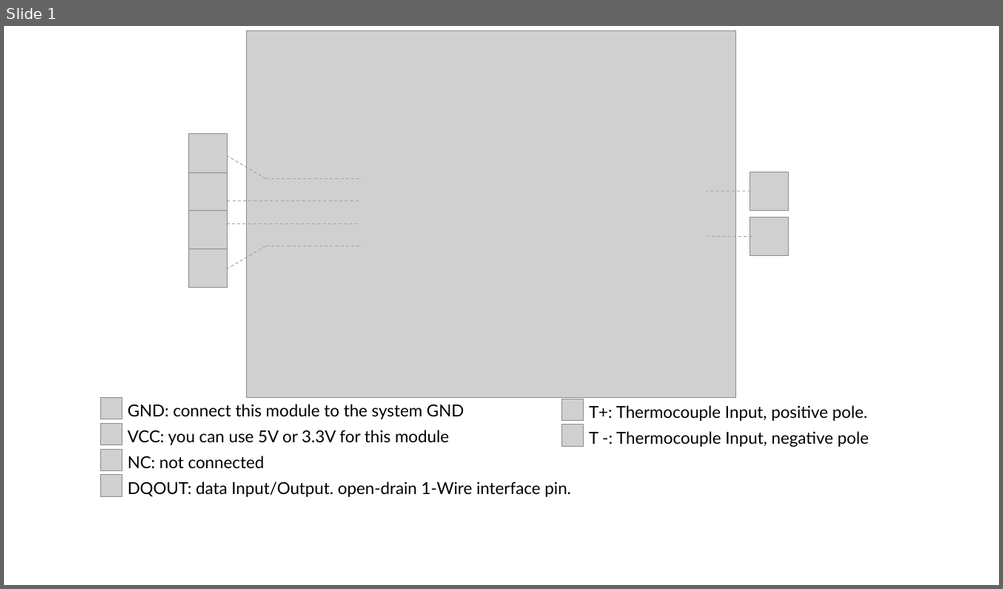
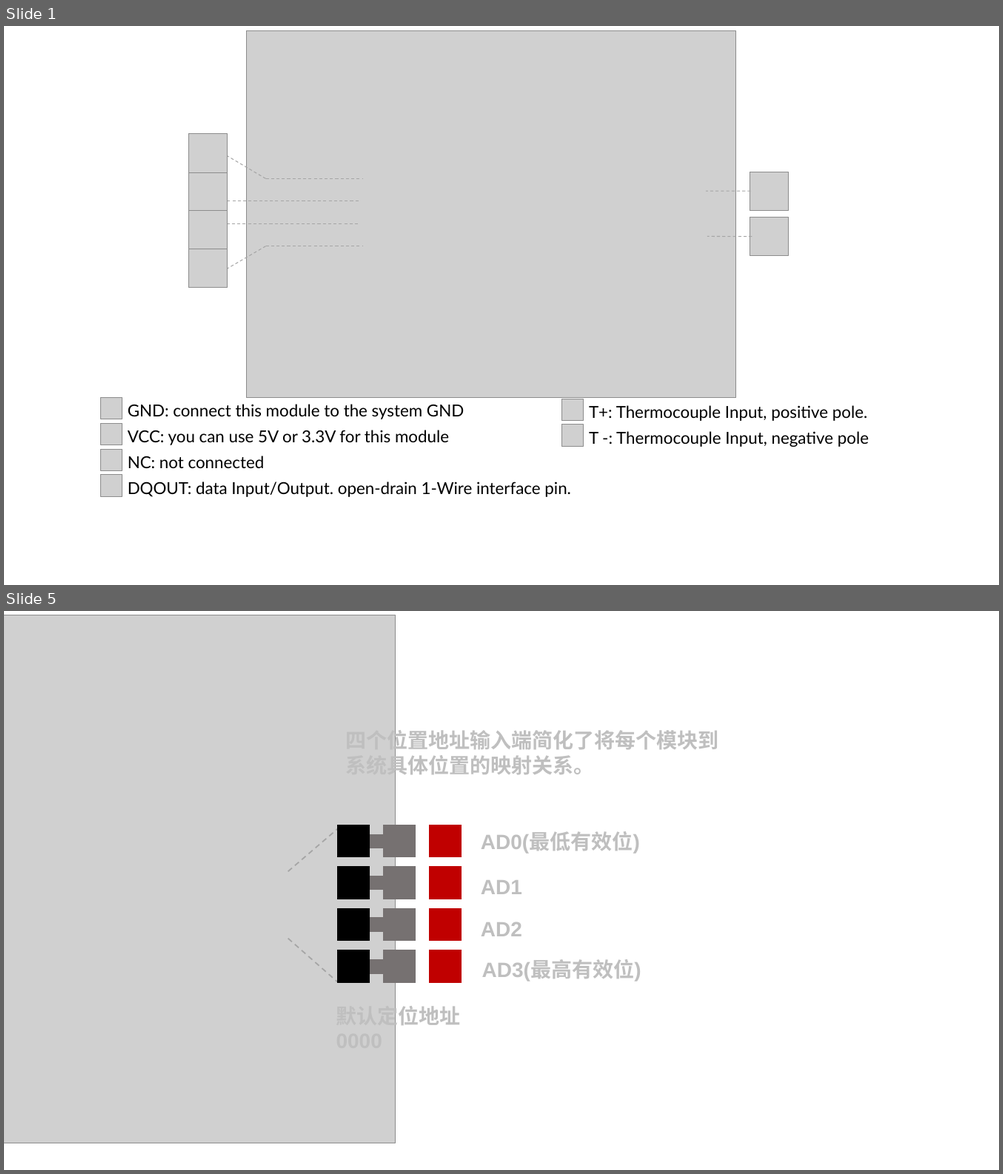
Before and after one commit to SeeedDocument/Grove-1_Wire_Themocouple_Amplifier-MAX31850K, a slide deck: img/pin_map.pptx. Shown one above the other, each under a label of ours: slide 1 before the commit, slides 1 and 5 after it; the slides between them are not shown. The pictures are 1003x589 and 1003x1174 pixels, drawn with LibreOffice and Linux fonts; fonts in the diff are those of the drawing; grey boxes stand for pictures. Boxes give left, top, right and bottom in pixels: in the first picture for what was removed or moved away, otherwise in the second. Text is boxed around its words. In the diff, an @@ line names an element or a change of style, - is before the commit and + after.

```diff
--- a/img/pin_map.pptx
+++ b/img/pin_map.pptx
@@ slide 5 added at box(4, 611, 999, 1170), background #FFFFFF @@
@@ picture added at box(4, 615, 395, 1143) @@
@@ text added at box(345, 727, 719, 779), 20 pt, text #BFBFBF, bold @@
+四个位置地址输入端简化了将每个模块到
+系统具体位置的映射关系。
@@ line added from (288, 871) to (338, 829), #A5A5A5 1.25 pt dashed @@
@@ rectangle added at box(338, 825, 370, 857), fill #000000, outline #000000 1 pt @@
@@ rectangle added at box(384, 825, 415, 857), fill #767171, outline #767171 1 pt @@
@@ rectangle added at box(430, 825, 461, 857), fill #C00000, outline #C00000 1 pt @@
@@ rectangle added at box(367, 834, 393, 849), fill #767171, outline #767171 1 pt @@
@@ text added at box(481, 833, 640, 853), 20 pt, text #BFBFBF, bold @@
+AD0(最低有效位)
@@ rectangle added at box(338, 867, 370, 899), fill #000000, outline #000000 1 pt @@
@@ rectangle added at box(364, 877, 390, 890), fill #767171, outline #767171 1 pt @@
@@ rectangle added at box(384, 867, 415, 899), fill #767171, outline #767171 1 pt @@
@@ rectangle added at box(430, 867, 461, 899), fill #C00000, outline #C00000 1 pt @@
@@ text added at box(481, 880, 522, 894), 20 pt, text #BFBFBF, bold @@
+AD1
@@ rectangle added at box(338, 908, 370, 941), fill #000000, outline #000000 1 pt @@
@@ rectangle added at box(367, 918, 392, 932), fill #767171, outline #767171 1 pt @@
@@ rectangle added at box(384, 908, 415, 941), fill #767171, outline #767171 1 pt @@
@@ rectangle added at box(430, 908, 461, 941), fill #C00000, outline #C00000 1 pt @@
@@ line added from (288, 939) to (338, 982), #A5A5A5 1.25 pt dashed @@
@@ text added at box(481, 923, 522, 937), 20 pt, text #BFBFBF, bold @@
+AD2
@@ rectangle added at box(338, 951, 370, 982), fill #000000, outline #000000 1 pt @@
@@ rectangle added at box(369, 960, 395, 974), fill #767171, outline #767171 1 pt @@
@@ rectangle added at box(384, 951, 415, 982), fill #767171, outline #767171 1 pt @@
@@ rectangle added at box(430, 951, 461, 982), fill #C00000, outline #C00000 1 pt @@
@@ text added at box(482, 961, 641, 981), 20 pt, text #BFBFBF, bold @@
+AD3(最高有效位)
@@ text added at box(336, 1003, 461, 1030), 20 pt, text #BFBFBF, bold @@
+默认定位地址
+0000
```
Also in this commit, not shown: 1 slide changed, 2 other slides added, 1 slide removed, 5 other files.
